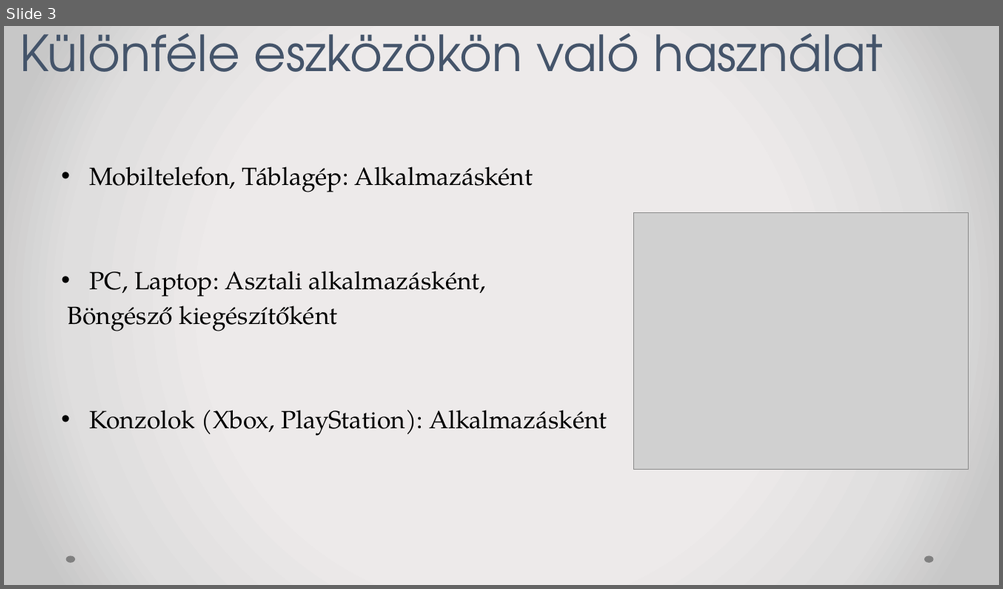
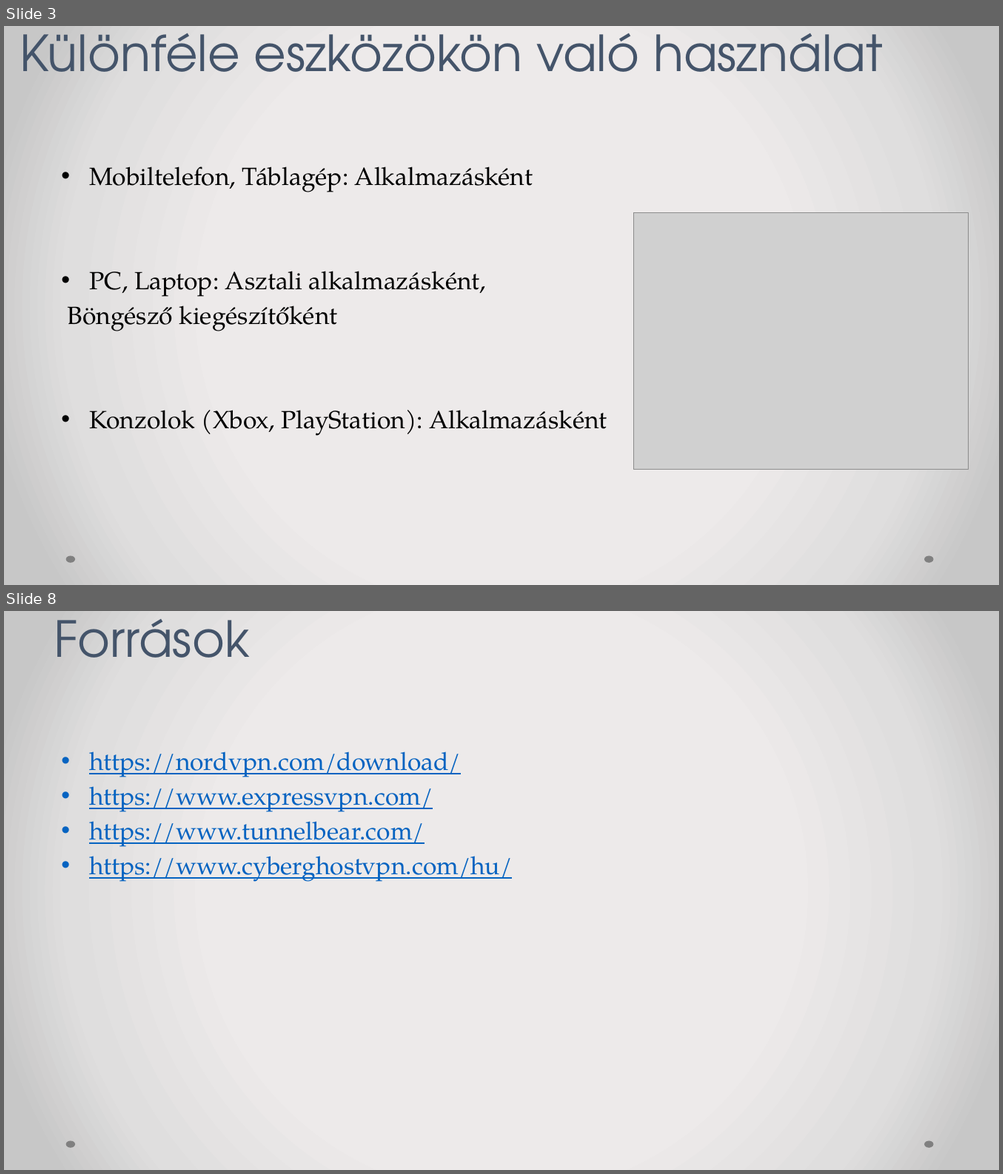
Before and after one commit to lampandras/ppt-bemutato-szakmai, a slide deck: VPN-hálózatok.pptx. Shown one above the other, each under a label of ours: slide 3 before the commit, slides 3 and 8 after it; the slides between them are not shown. The pictures are 1003x589 and 1003x1174 pixels, drawn with LibreOffice and Linux fonts; fonts in the diff are those of the drawing; grey boxes stand for pictures. Boxes give left, top, right and bottom in pixels: in the first picture for what was removed or moved away, otherwise in the second. Text is boxed around its words. In the diff, an @@ line names an element or a change of style, - is before the commit and + after.

```diff
--- a/VPN-hálózatok.pptx
+++ b/VPN-hálózatok.pptx
@@ slide 8 added at bbox=[4, 611, 999, 1170], background gradient #EDEBEB to #E0DEDE to #C9C7C7; not listed: 2 template elements that a slide beside it also shows @@
@@ title added at bbox=[54, 619, 250, 658], 48 pt, text #44546A @@
+Források
@@ text added at bbox=[89, 752, 512, 882], 24 pt, text #0563C1, underline @@
+• https://nordvpn.com/download/
+• https://www.expressvpn.com/
+• https://www.tunnelbear.com/
+• https://www.cyberghostvpn.com/hu/
```
Also in this commit, not shown: 5 slides changed, 1 other slide added, 1 slide removed.
